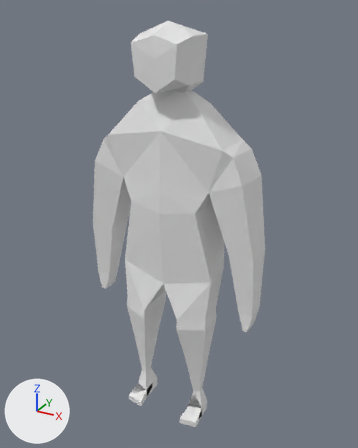
Two versions of the OBJ model Client/assets/models/zombie.obj, one commit apart.
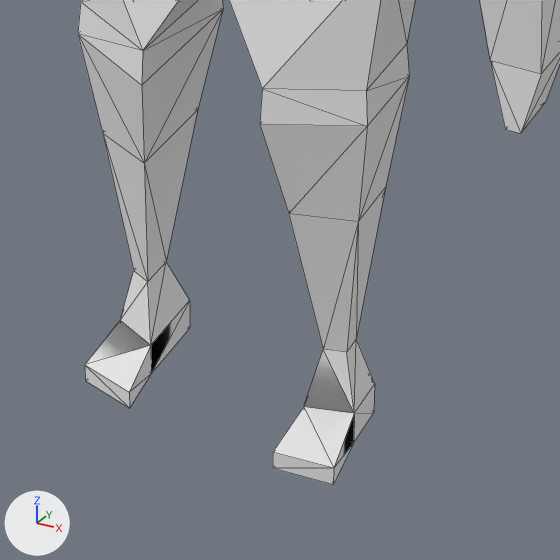
Each version is shown whole from a 50 mm camera at (3.4, -5.98, 2.57) aimed at (0.03, 0.14, -0.5), then close up on the part from 30% to 72% of the width and 66% to 100% of the height. Every picture has the same lights, and +X, +Y and +Z are marked at lower left. The close-ups show mesh edges as thin lines. Where no turn or scale is listed for an object, it has been applied to the vertices. Vertices at the same position are counted once.
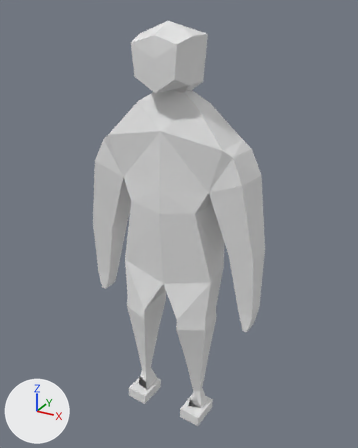
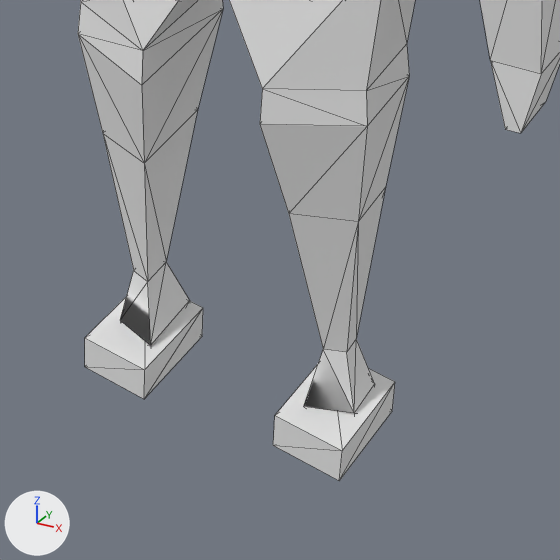
Where the change shows, as pixel boxes [x1, y1, x2, y2] in the close-ups (560 x 560 px):
'Cube', reshaped: before [78, 0, 560, 484]; after [78, 0, 560, 415]
'Cube.002', added: after [273, 364, 395, 481]
'Cube.001', added: after [85, 296, 203, 399]
part 1 of me_cube, cut back: before [273, 407, 354, 484]; after [323, 409, 354, 415]
part 2 of me_cube, cut back: before [85, 321, 151, 408]; after [121, 321, 151, 348]

Edits to the bpy script that builds the scene:
```text
Add mat_none:
    mat_none = principled_material('None')
    mat_none.base_color = (0.8, 0.8, 0.8)  # white #e7e7e7
    mat_none.roughness = 1.0
Change me_cube:
    where me_cube.from_pydata(...)  # 155 vertices, 306 faces; spans x -1.4..1.4, y -0.48..0.51, z -3.81..2.4
    used by ob_cube; location = (0.0, 0.0, 0.0)
    verts and faces of me_cube; kept vertices keep their numbers, new ones are numbered from 155
    before: 19 (0.64, -0.17, -3.63) at pixel (354, 413), 21 (0.41, -0.24, -3.63) at pixel (303, 406), 51 (0.64, -0.17, -3.81) at pixel (353, 442), 53 (0.41, -0.24, -3.81), 55 (0.67, -0.43, -3.71) at pixel (333, 468)
    before: 56 (0.67, -0.43, -3.81) at pixel (333, 484), 57 (0.38, -0.48, -3.71) at pixel (272, 452), 58 (0.38, -0.48, -3.81) at pixel (272, 468)
    before: 99 (-0.64, -0.17, -3.63) at pixel (120, 320), 101 (-0.41, -0.24, -3.63) at pixel (150, 345), 131 (-0.64, -0.17, -3.81), 133 (-0.41, -0.24, -3.81) at pixel (151, 373), 135 (-0.67, -0.43, -3.71) at pixel (84, 364)
    before: 136 (-0.67, -0.43, -3.81) at pixel (85, 380), 137 (-0.38, -0.48, -3.71) at pixel (129, 392), 138 (-0.38, -0.48, -3.81) at pixel (129, 408)
    me_cube part 1
    add delete_vertices([*range(55, 59)])  # with the faces that use them
    add faces += [(19, 51, 21), (21, 51, 53)]
    me_cube part 2
    add delete_vertices([*range(135, 139)])  # with the faces that use them
    add faces += [(99, 133, 131), (101, 133, 131), (99, 101, 133), (99, 101, 131)]
Add me_cube_002:
    me_cube_002.from_pydata([(0.315, -0.353, -3.816), (0.327, -0.358, -3.628), (0.346, 0.138, -3.806), (0.358, 0.133, -3.618), (0.668, -0.375, -3.839), (0.68, -0.379, -3.651), (0.698, 0.116, -3.829), (0.71, 0.112, -3.641)], [], [(1, 2, 0), (3, 6, 2), (7, 4, 6), (5, 0, 4), (6, 0, 2), (3, 5, 7), (1, 3, 2), (3, 7, 6), (7, 5, 4), (5, 1, 0), (6, 4, 0), (3, 1, 5)])
    me_cube_002.materials.append(mat_none)  # white #e7e7e7
Add me_cube_001:
    me_cube_001.from_pydata([(-0.731, -0.345, -3.824), (-0.719, -0.349, -3.636), (-0.701, 0.146, -3.815), (-0.689, 0.142, -3.626), (-0.378, -0.366, -3.847), (-0.366, -0.371, -3.659), (-0.348, 0.125, -3.838), (-0.336, 0.121, -3.65)], [], [(1, 2, 0), (3, 6, 2), (7, 4, 6), (5, 0, 4), (6, 0, 2), (3, 5, 7), (1, 3, 2), (3, 7, 6), (7, 5, 4), (5, 1, 0), (6, 4, 0), (3, 1, 5)])
    me_cube_001.materials.append(mat_none)  # white #e7e7e7
Add ob_cube_002:
    ob_cube_002 = bpy.data.objects.new('Cube.002', me_cube_002)
    ob_cube_002.location = (0.0, 0.0, 0.0)
Add ob_cube_001:
    ob_cube_001 = bpy.data.objects.new('Cube.001', me_cube_001)
    ob_cube_001.location = (0.0, 0.0, 0.0)
```
